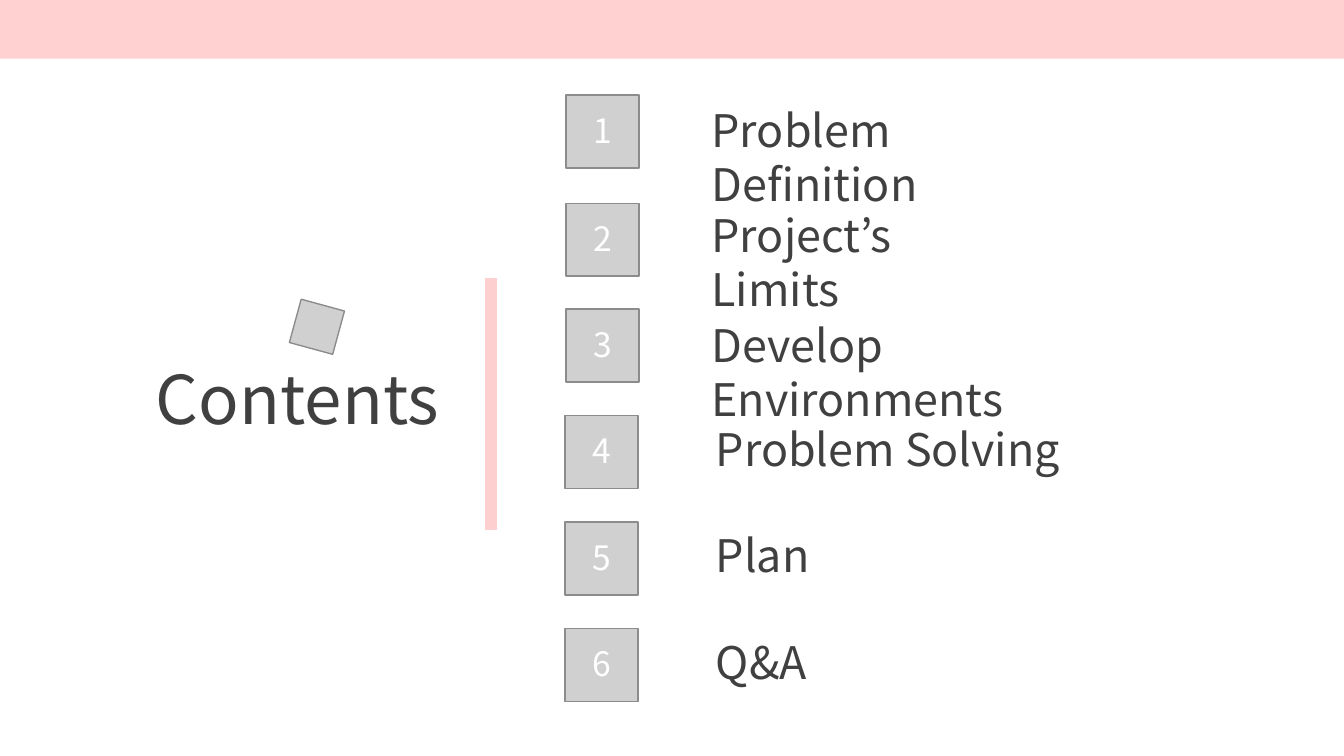
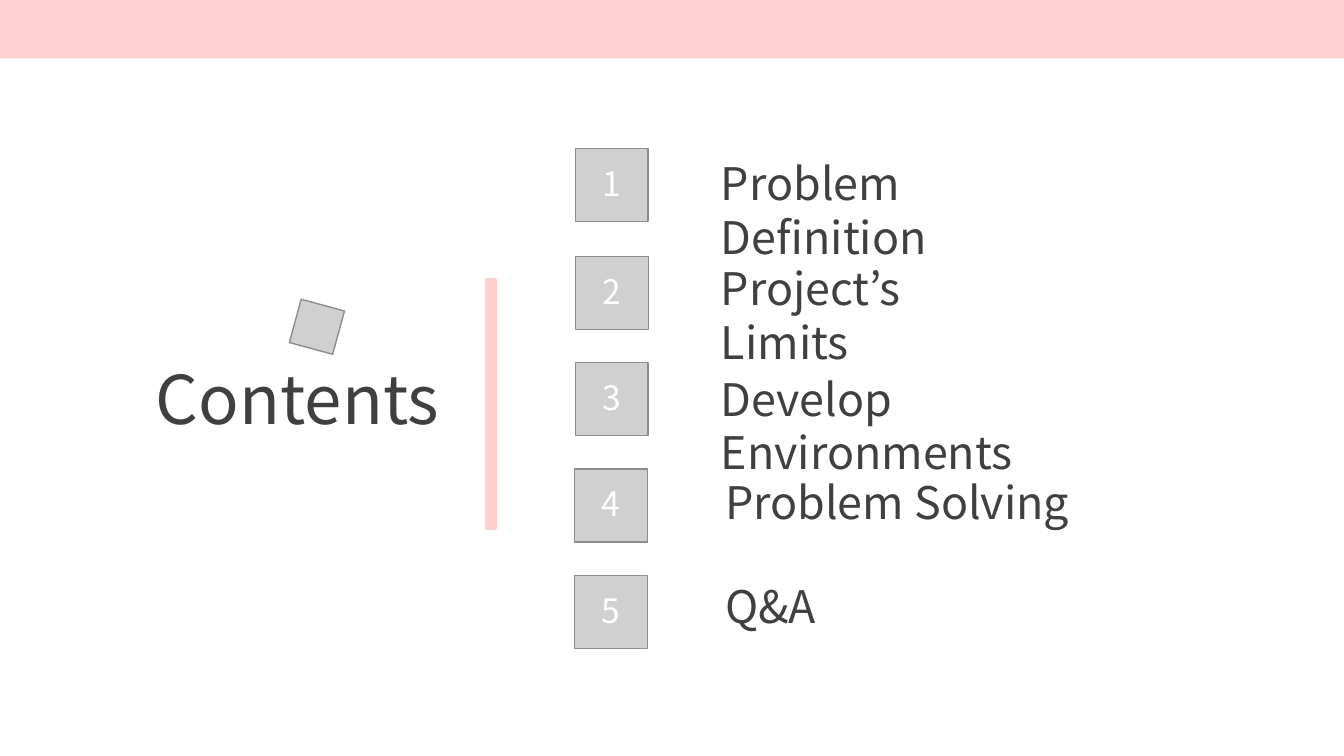
Before and after one commit to DokyeongKwon/DataStructureDesign-2018-2, a slide deck: slide 2 of 02. Problem Solving/서울 데이트 코스 추천 Problem Solving.pptx. Drawn at 1344x756 pixels with LibreOffice and Linux fonts; fonts in the diff are those of the drawing; grey boxes stand for pictures; background and template pictures are left out. Boxes give left, top, right and bottom in pixels: in the first picture for what was removed or moved away, otherwise in the second. Text is boxed around its words. In the diff, an @@ line names an element or a change of style, - is before the commit and + after.

Commit message:
Problem Solving_Ver1.1
Problem Solving 문서 업데이트 자료

```diff
--- a/02. Problem Solving/서울 데이트 코스 추천 Problem Solving.pptx
+++ b/02. Problem Solving/서울 데이트 코스 추천 Problem Solving.pptx
@@ 2 texts, 1 picture: place and size @@
-2 texts, 1 picture at box(566, 217, 1004, 595)
+2 texts, 1 picture at box(574, 270, 1013, 648)
@@ text removed at box(716, 536, 810, 573) @@
-Plan
@@ 7 texts, 4 pictures: place and size @@
-7 texts, 4 pictures at box(566, 95, 1060, 570)
+7 texts, 4 pictures at box(574, 148, 1069, 623)
@@ text "Q&A": place and size @@
-text "Q&A" at box(716, 645, 807, 688)
+text "Q&A" at box(725, 589, 816, 632)
@@ picture removed at box(566, 629, 638, 702) @@
@@ text removed at box(592, 651, 611, 676) @@
-6
```
Also in this commit, not shown: 2 other slides changed, 14 slides added, 1 slide removed, 2 other files.
